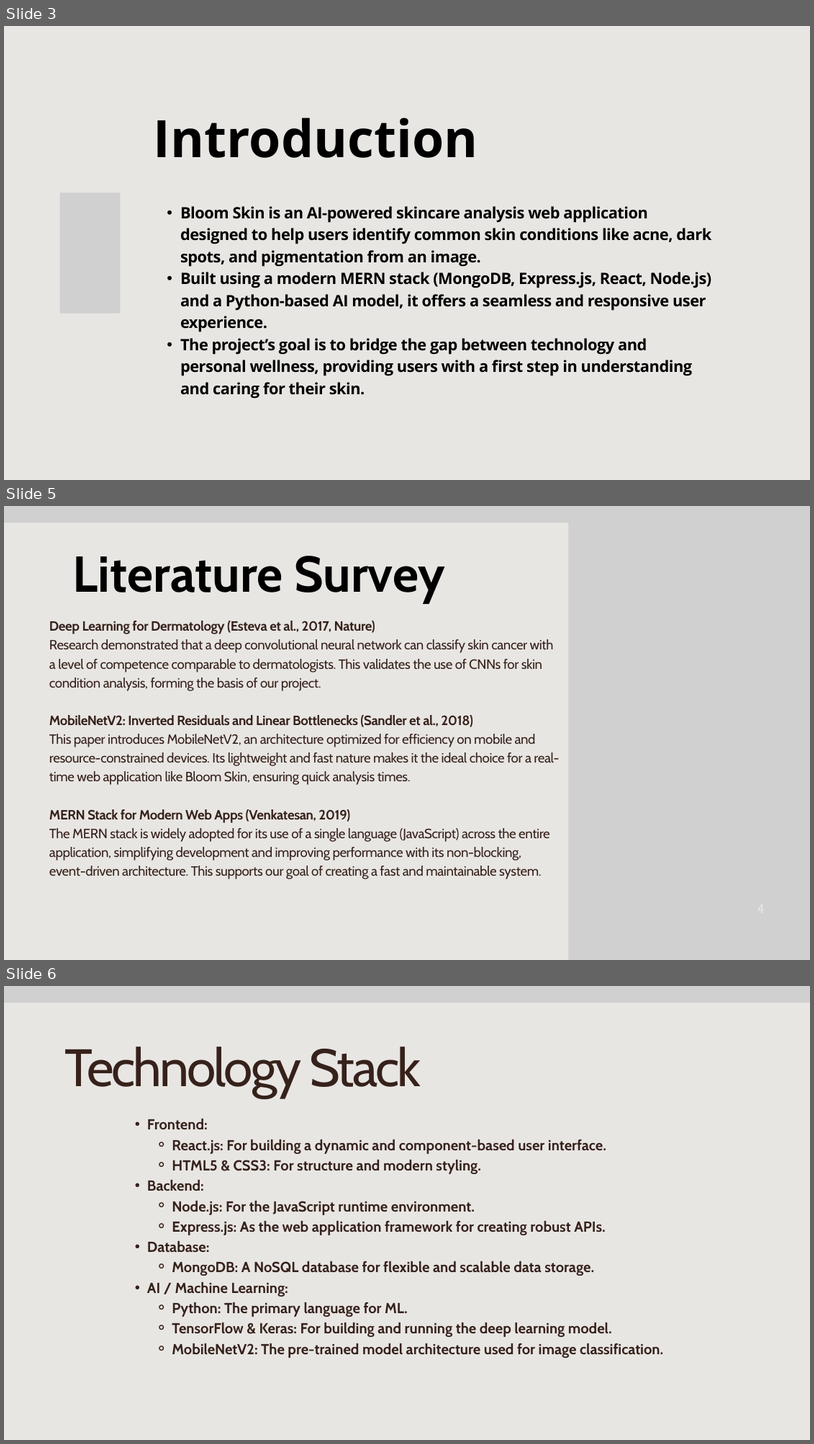
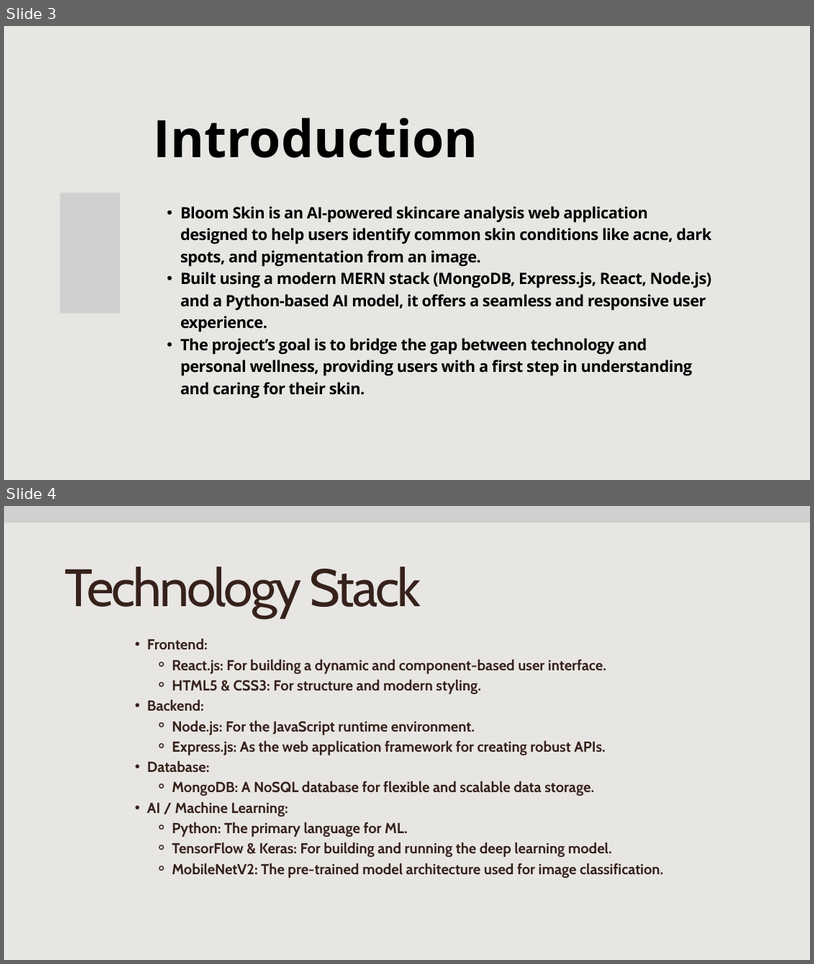
Before and after one commit to rasikarakhewar3010/Bloom-Skin, a slide deck: Content (2).pptx. Shown one above the other, each under a label of ours: slides 3, 5 and 6 before the commit, slides 3 and 4 after it; the slides between them are not shown. The pictures are 814x1444 and 814x964 pixels, drawn with LibreOffice and Linux fonts; fonts in the diff are those of the drawing; grey boxes stand for pictures. Boxes give left, top, right and bottom in pixels: in the first picture for what was removed or moved away, otherwise in the second. Text is boxed around its words. In the diff, an @@ line names an element or a change of style, - is before the commit and + after.

```diff
--- a/Content (2).pptx
+++ b/Content (2).pptx
@@ slide 5 removed at [4, 506, 810, 960], background #E8E6E3 @@
@@ picture removed at [4, 506, 810, 523] @@
@@ picture removed at [569, 506, 810, 960] @@
@@ text removed at [73, 556, 445, 603] @@
-Literature Survey
@@ text removed at [49, 620, 559, 879] @@
-Deep Learning for Dermatology (Esteva et al., 2017, Nature)
-Research demonstrated that a deep convolutional neural network can classify skin cancer with a level of competence comparable to dermatologists. This validates the use of CNNs for skin condition analysis, forming the basis of our project.
-MobileNetV2: Inverted Residuals and Linear Bottlenecks (Sandler et al., 2018)
-This paper introduces MobileNetV2, an architecture optimized for efficiency on mobile and resource-constrained devices. Its lightweight and fast nature makes it the ideal choice for a real-time web application like Bloom Skin, ensuring quick analysis times.
-MERN Stack for Modern Web Apps (Venkatesan, 2019)
-The MERN stack is widely adopted for its use of a single language (JavaScript) across the entire application, simplifying development and improving performance with its non-blocking, event-driven architecture. This supports our goal of creating a fast and maintainable system.
@@ what was slide 6 is now slide 4 @@
```
Also in this commit, not shown: 3 slides changed, 1 slide added, 1 other slide removed, 3 other files.
